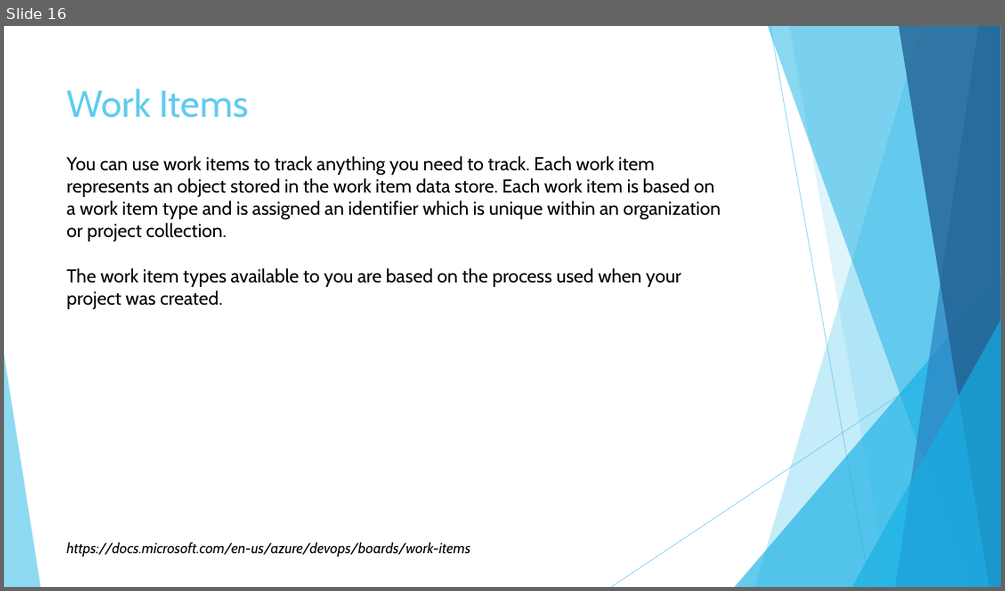
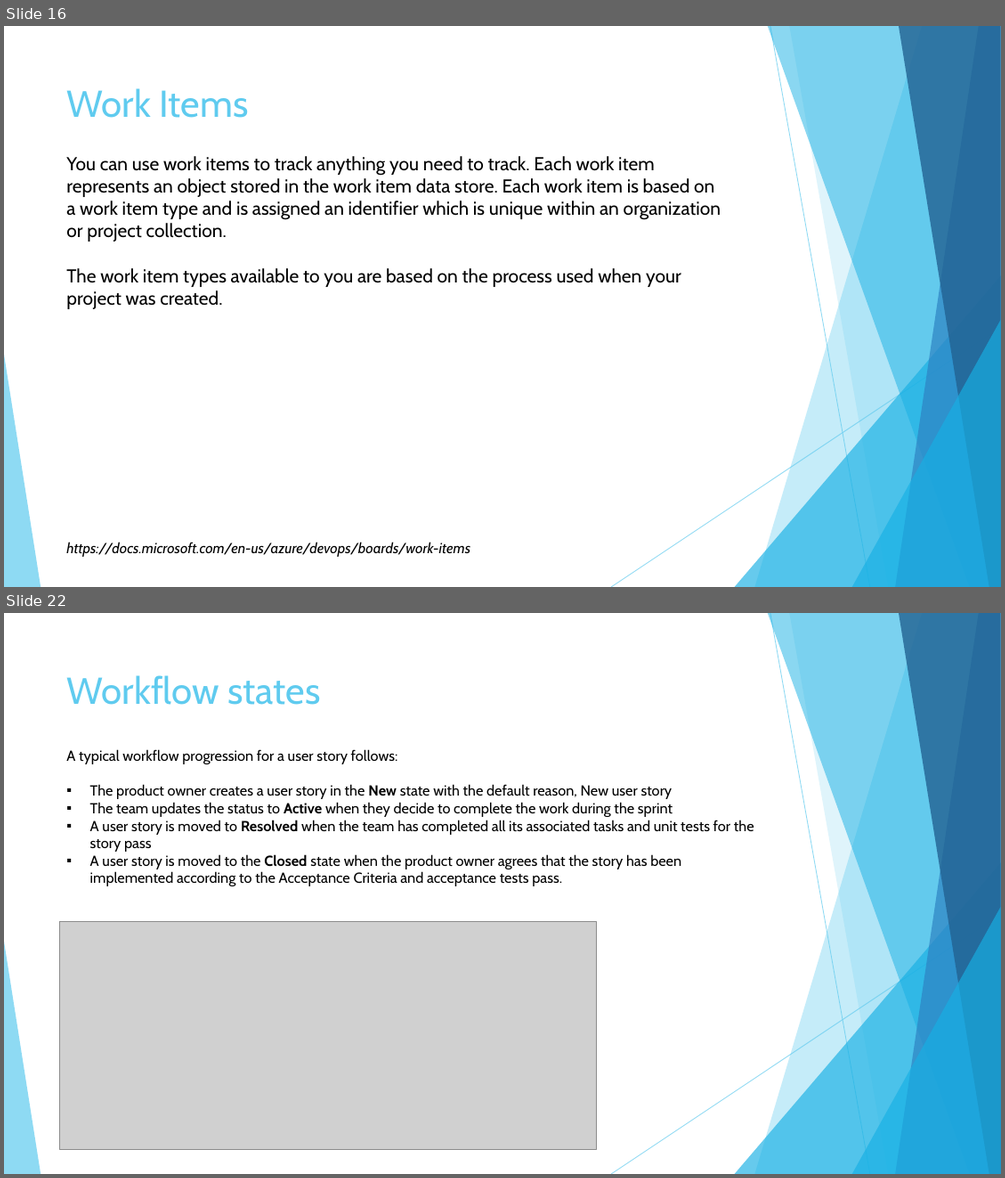
Before and after one commit to KarolinaUr/ProjSystBI, a slide deck: P01_AzureDevOps/ProjP1_02_AzureDevOpsBoards.pptx. Shown one above the other, each under a label of ours: slide 16 before the commit, slides 16 and 22 after it; the slides between them are not shown. The pictures are 1005x591 and 1005x1178 pixels, drawn with LibreOffice and Linux fonts; fonts in the diff are those of the drawing; grey boxes stand for pictures. Boxes give left, top, right and bottom in pixels: in the first picture for what was removed or moved away, otherwise in the second. Text is boxed around its words. In the diff, an @@ line names an element or a change of style, - is before the commit and + after.

```diff
--- a/P01_AzureDevOps/ProjP1_02_AzureDevOpsBoards.pptx
+++ b/P01_AzureDevOps/ProjP1_02_AzureDevOpsBoards.pptx
@@ slide 22 added at box(4, 613, 1001, 1174), background #FFFFFF; not listed: 10 template elements that a slide beside it also shows @@
@@ title added at box(67, 675, 320, 705), 36 pt, text #5FCBEF @@
+Workflow states
@@ text added at box(66, 749, 754, 886), 14 pt, text #000000 @@
+A typical workflow progression for a user story follows:
+▪ The product owner creates a user story in the New state with the default reason, New user story
+▪ The team updates the status to Active when they decide to complete the work during the sprint
+▪ A user story is moved to Resolved when the team has completed all its associated tasks and unit tests for the story pass
+▪ A user story is moved to the Closed state when the product owner agrees that the story has been implemented according to the Acceptance Criteria and acceptance tests pass.
@@ picture added at box(59, 921, 596, 1149) @@
```
Also in this commit, not shown: 6 slides changed, 8 other slides added, 2 slides removed.
